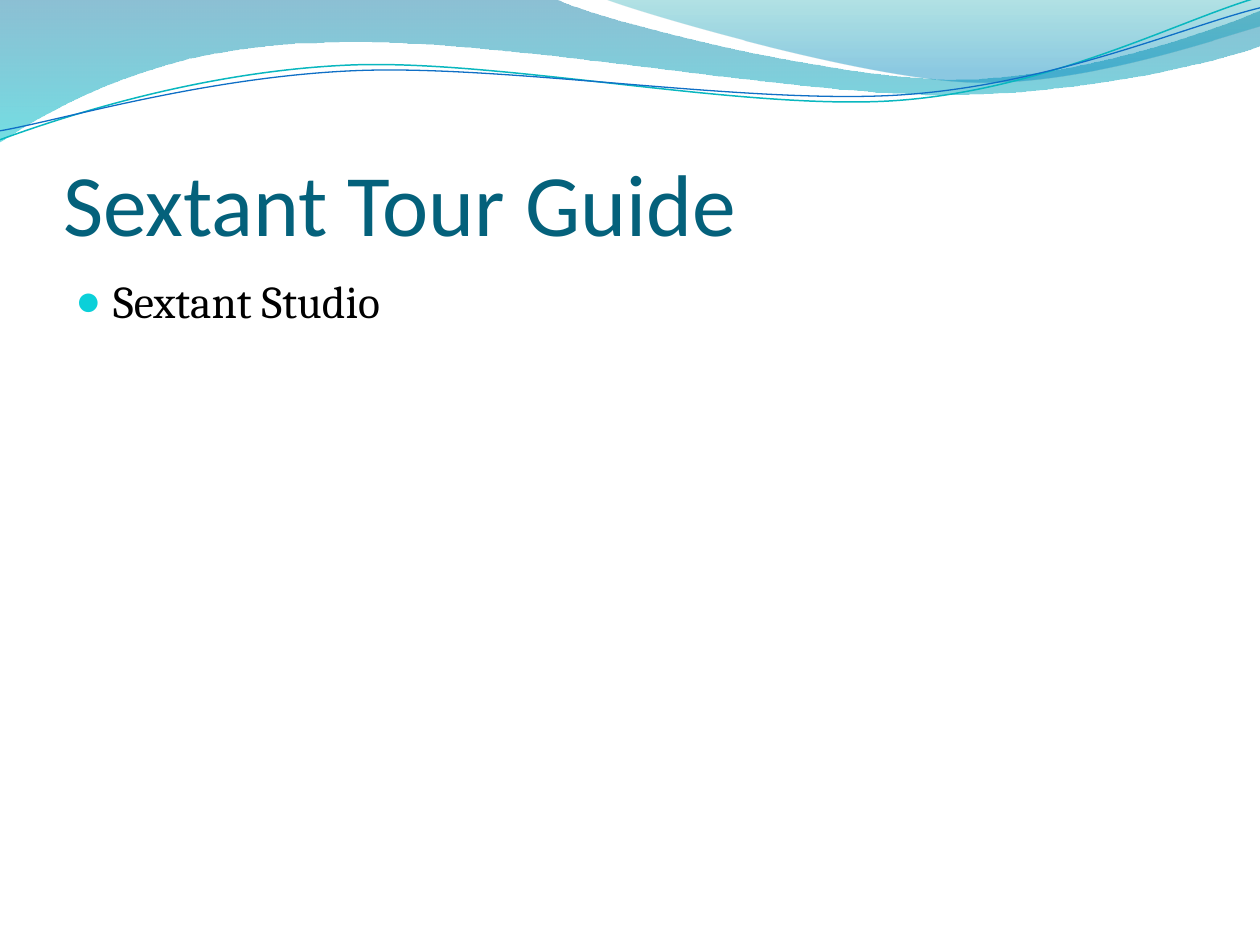
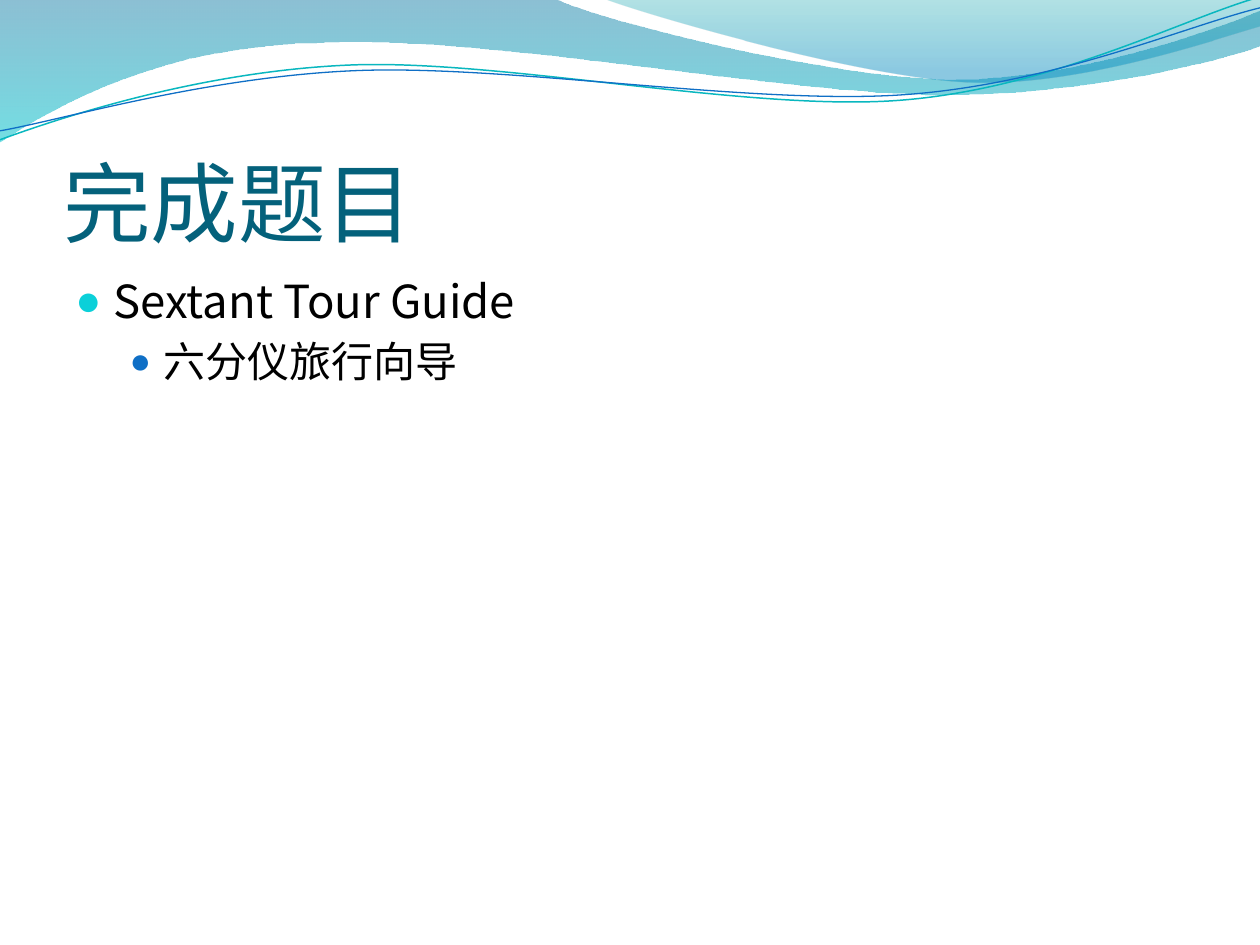
Before and after one commit to ggxx/SextantTG, a slide deck: slide 2 of doc/大作业汇报.pptx. Drawn at 1260x945 pixels with LibreOffice and Linux fonts; fonts in the diff are those of the drawing; background and template pictures are left out. Boxes give left, top, right and bottom in pixels: in the first picture for what was removed or moved away, otherwise in the second. Text is boxed around its words. In the diff, an @@ line names an element or a change of style, - is before the commit and + after.

```diff
--- a/doc/大作业汇报.pptx
+++ b/doc/大作业汇报.pptx
@@ title at (x1=63, y1=162, x2=413, y2=244): text changed @@
-Sextant Tour Guide
+完成题目
@@ text at (x1=113, y1=281, x2=515, y2=381): text changed; font Cambria to Noto Sans CJK SC @@
-● Sextant Studio
+● Sextant Tour Guide
+  ● 六分仪旅行向导
```
Also in this commit, not shown: 9 other slides changed, 7 slides added, 2 slides removed, 4 other files.
